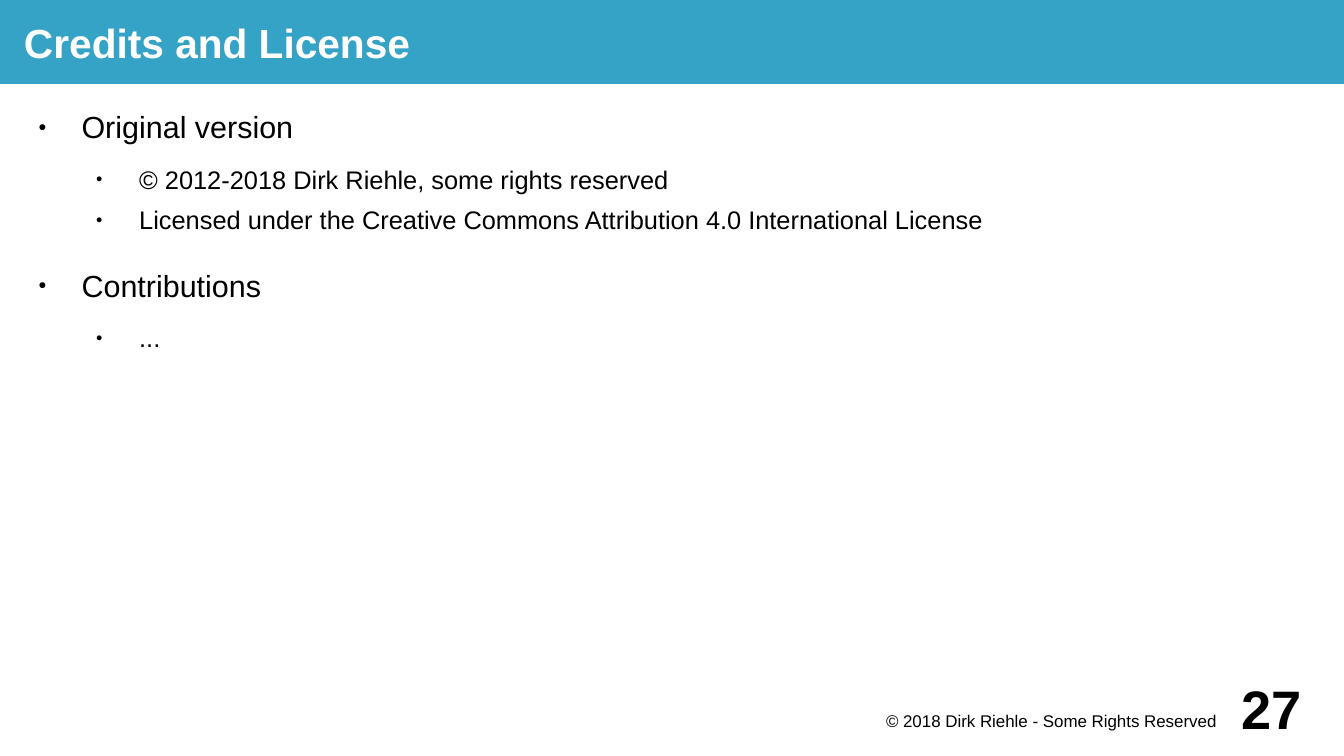
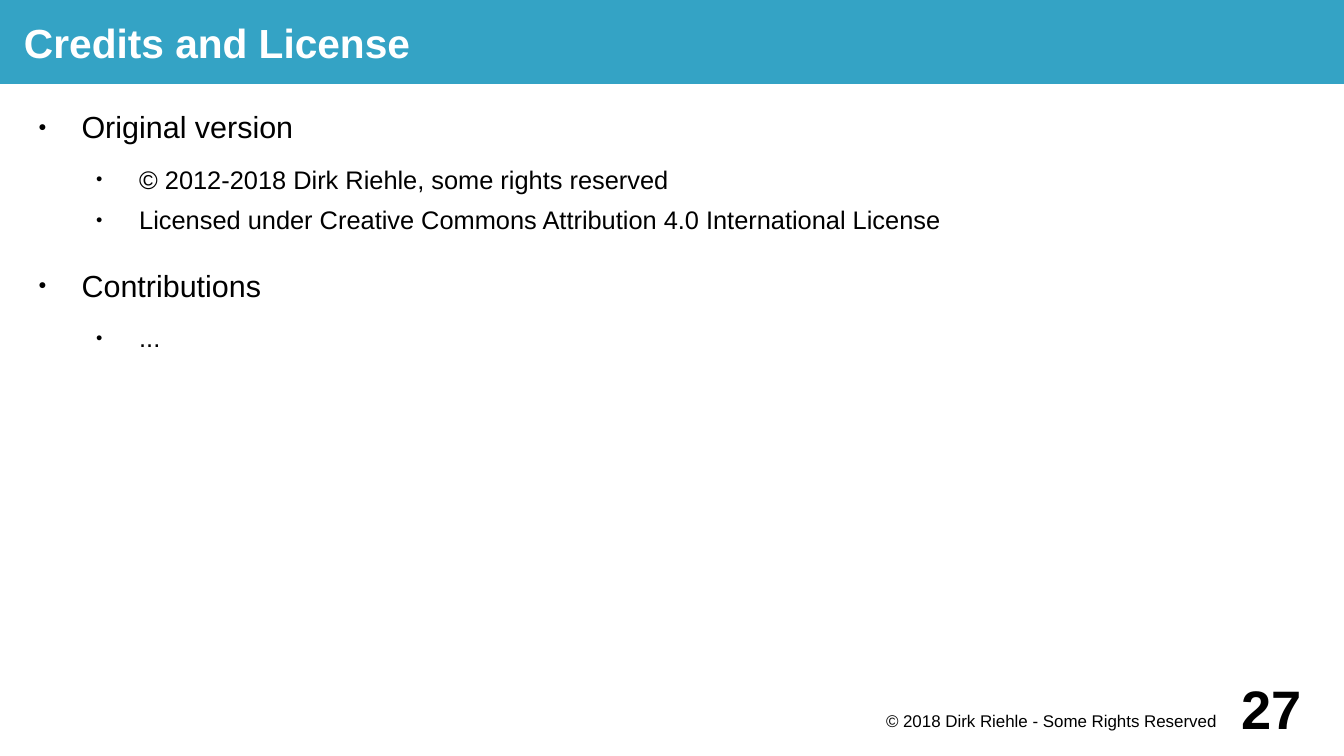
Before and after one commit to dirkriehle/prod-course, a slide deck: slide 27 of Lecture slides/PROD C01 - Software Product Management.odp. Drawn at 1344x756 pixels with LibreOffice and Linux fonts; fonts in the diff are those of the drawing. Boxes give left, top, right and bottom in pixels: in the first picture for what was removed or moved away, otherwise in the second. Text is boxed around its words. In the diff, an @@ line names an element or a change of style, - is before the commit and + after.

```diff
--- a/Lecture slides/PROD C01 - Software Product Management.odp
+++ b/Lecture slides/PROD C01 - Software Product Management.odp
@@ text at (x1=139, y1=210, x2=940, y2=230): text changed @@
-  ● Licensed under the Creative Commons Attribution 4.0 International License
+  ● Licensed under Creative Commons Attribution 4.0 International License
```
Also in this commit, not shown: 1 other slide changed, 18 other files.
